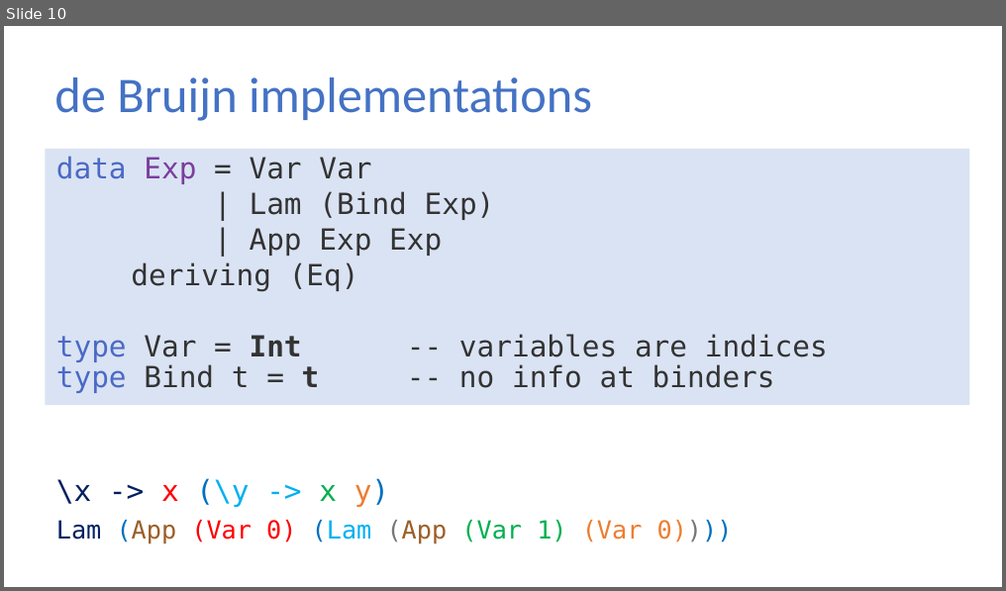
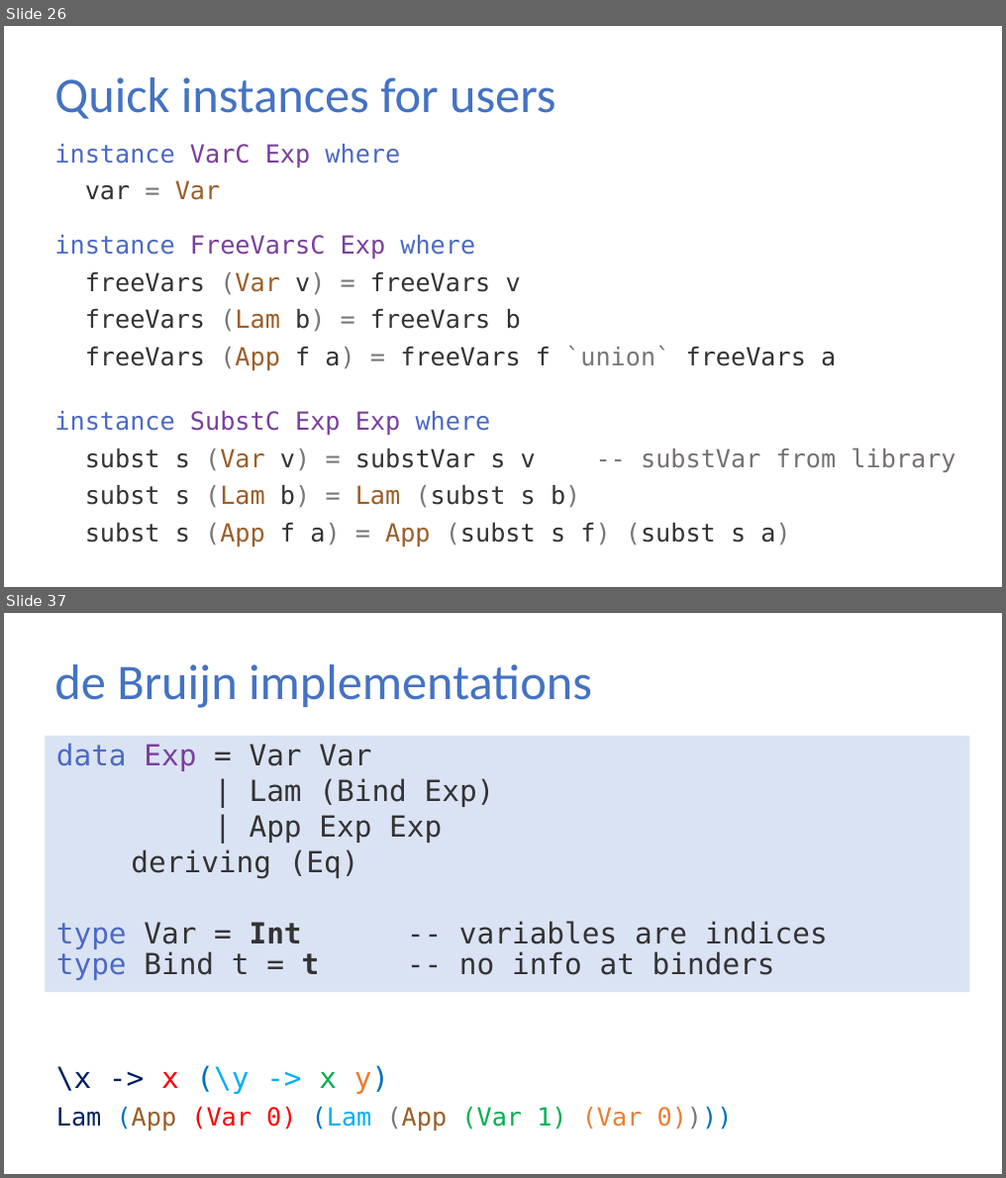
Before and after one commit to sweirich/lambda-n-ways, a slide deck: ifl-2021.pptx. Shown one above the other, each under a label of ours: slide 10 before the commit, slides 26 and 37 after it; the slides between them are not shown. The pictures are 1006x591 and 1006x1178 pixels, drawn with LibreOffice and Linux fonts; fonts in the diff are those of the drawing. Boxes give left, top, right and bottom in pixels: in the first picture for what was removed or moved away, otherwise in the second. Text is boxed around its words. In the diff, an @@ line names an element or a change of style, - is before the commit and + after.

```diff
--- a/ifl-2021.pptx
+++ b/ifl-2021.pptx
@@ slide 26 added at [4,26,1002,587], background #FFFFFF @@
@@ title added at [54,77,556,119], 36 pt, text #4472C4 @@
+Quick instances for users
@@ text added at [54,144,955,548], 18 pt, text #333333 @@
+instance VarC Exp where
+var = Var
+instance FreeVarsC Exp where
+freeVars (Var v) = freeVars v
+freeVars (Lam b) = freeVars b
+freeVars (App f a) = freeVars f `union` freeVars a
+instance SubstC Exp Exp where
+subst s (Var v) = substVar s v -- substVar from library
+subst s (Lam b) = Lam (subst s b)
+subst s (App f a) = App (subst s f) (subst s a)
@@ what was slide 10 is now slide 37 @@
```
Also in this commit, not shown: 9 slides changed, 24 other slides added, 1 slide removed, 16 other files.
